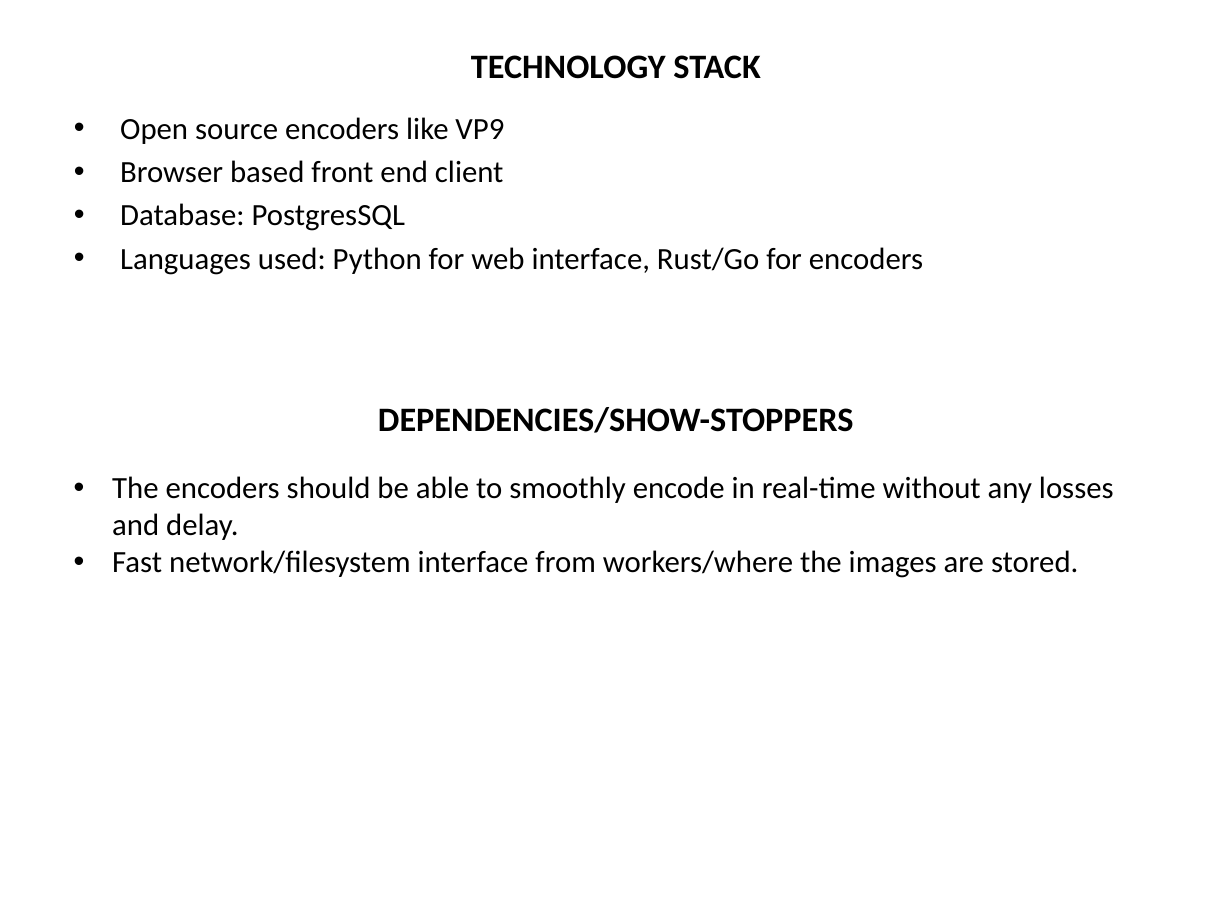
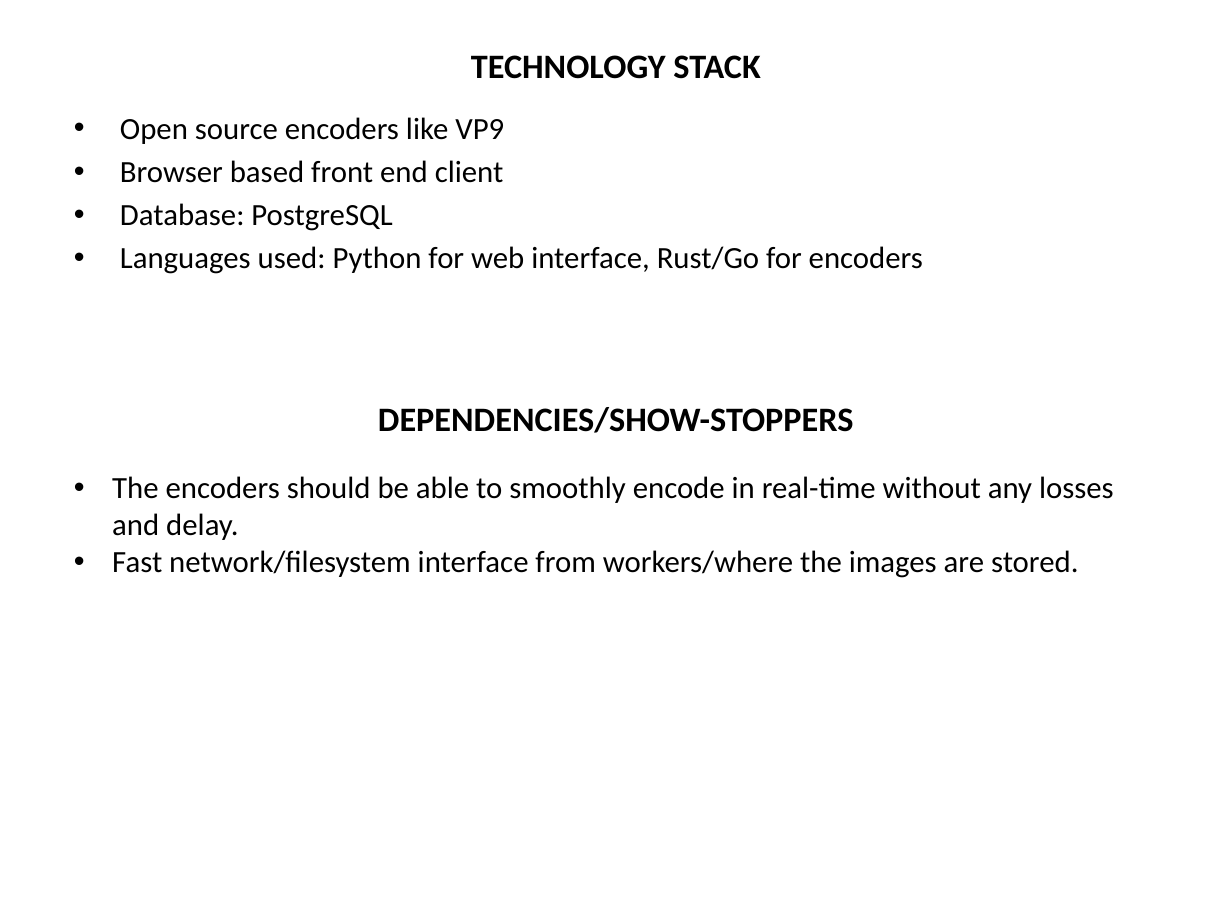
Before and after one commit to Dashree/sih2018, a slide deck: slide 2 of Gov_templates/Customized_animation.pptx. Drawn at 1232x924 pixels with LibreOffice and Linux fonts; fonts in the diff are those of the drawing. Boxes give left, top, right and bottom in pixels: in the first picture for what was removed or moved away, otherwise in the second. Text is boxed around its words. In the diff, an @@ line names an element or a change of style, - is before the commit and + after.

```diff
--- a/Gov_templates/Customized_animation.pptx
+++ b/Gov_templates/Customized_animation.pptx
@@ text at [120, 117, 923, 274]: indent changed @@
@@ text at [120, 203, 392, 231]: text changed @@
-• Database: PostgresSQL
+• Database: PostgreSQL
```
Also in this commit, not shown: 1 other slide changed.
